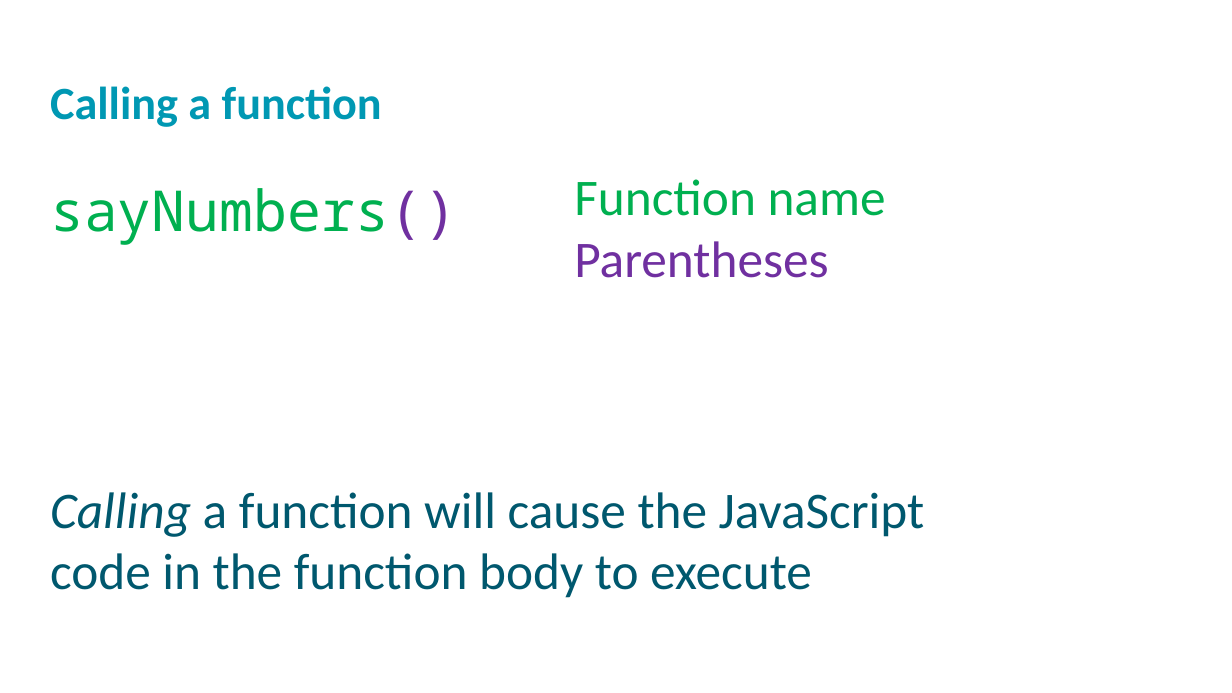
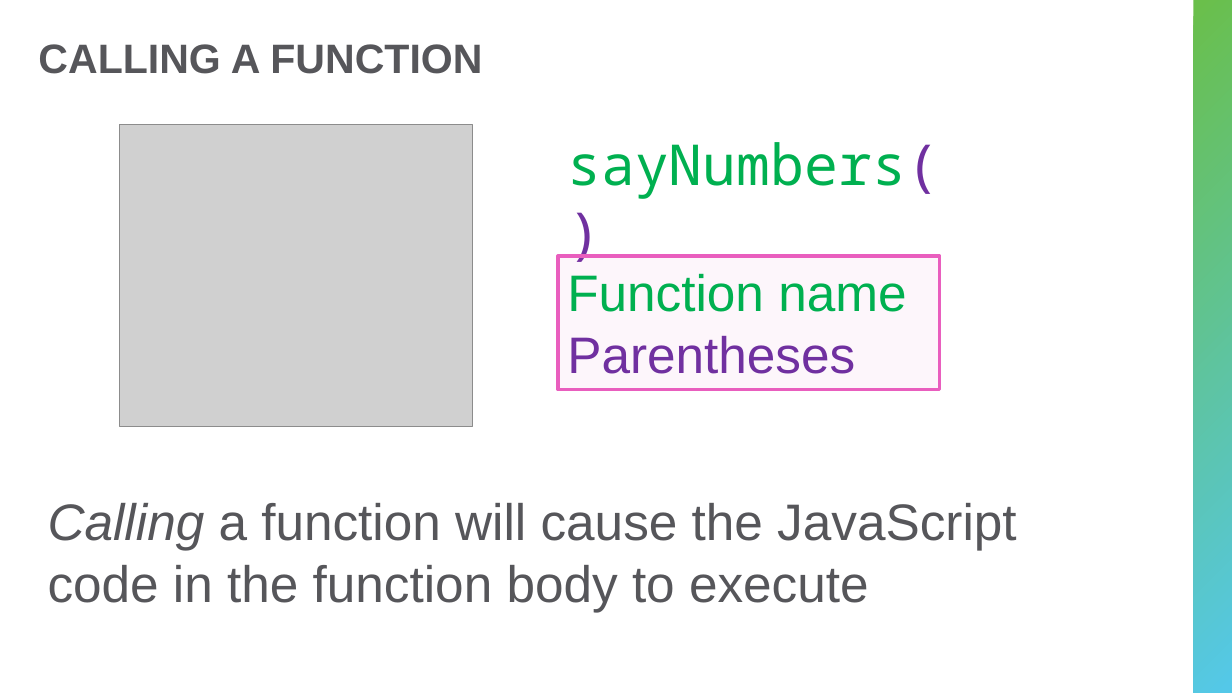
Before and after one commit to hytechclub/web-102, a slide deck: slide 4 of Week08/FunctionParameters.pptx (slide 6 before the commit). Drawn at 1232x693 pixels with LibreOffice and Linux fonts; fonts in the diff are those of the drawing; grey boxes stand for pictures; background and template pictures are left out. Boxes give left, top, right and bottom in pixels: in the first picture for what was removed or moved away, otherwise in the second. Text is boxed around its words. In the diff, an @@ line names an element or a change of style, - is before the commit and + after.

```diff
--- a/Week08/FunctionParameters.pptx
+++ b/Week08/FunctionParameters.pptx
@@ title "CALLING A FUNCTION" at (x1=38, y1=44, x2=482, y2=74): vertical alignment top to middle @@
@@ rectangle added at (x1=1194, y1=0, x2=1232, y2=693), fill gradient #6ABF4B to #54C8E8 @@
@@ title at (x1=38, y1=44, x2=482, y2=74): text changed; size 36 to 32 pt; font Calibri to Arial; text colour #0098B2 to #56565A @@
-Calling a function
+CALLING A FUNCTION
@@ picture added at (x1=119, y1=125, x2=472, y2=426) @@
@@ text "sayNumbers()" moved from (x1=50, y1=188, x2=457, y2=245) to (x1=567, y1=142, x2=940, y2=199) @@
@@ text "sayNumbers()" at (x1=567, y1=142, x2=940, y2=199): line spacing 0.9 to 1; more space between paragraphs @@
@@ rectangle "Function name" resized from (x1=574, y1=179, x2=886, y2=278) to (x1=558, y1=256, x2=939, y2=390) @@
@@ rectangle "Function name" at (x1=558, y1=256, x2=939, y2=390): font Calibri to Arial; fill none to #E95EBE at 5% opacity; outline none to #E95EBE 2.75 pt @@
@@ text "Calling a function will cause ..." moved from (x1=50, y1=492, x2=925, y2=598) to (x1=48, y1=503, x2=1016, y2=612) @@
@@ text "Calling a function will cause ..." at (x1=48, y1=503, x2=1016, y2=612): font Calibri to Arial, text colour #00586E to #56565A @@
```
Also in this commit, not shown: 7 other slides changed, 1 slide added, 4 slides removed, 2 other files.
